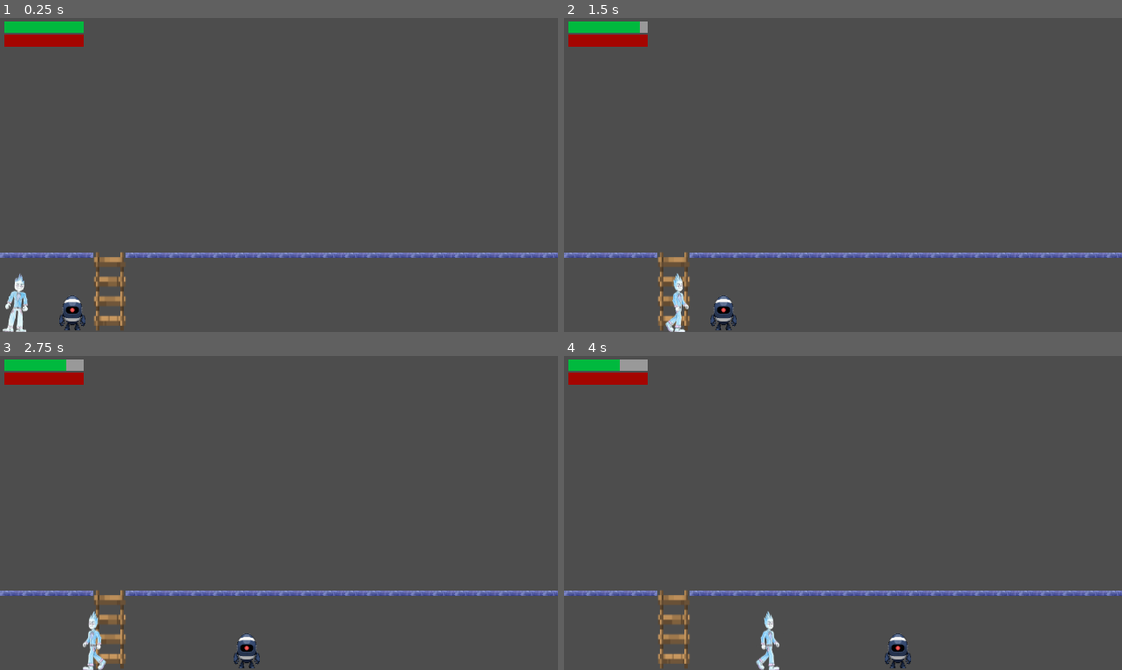
Above: before the commit, frames 1-4 (two rows, left to right).
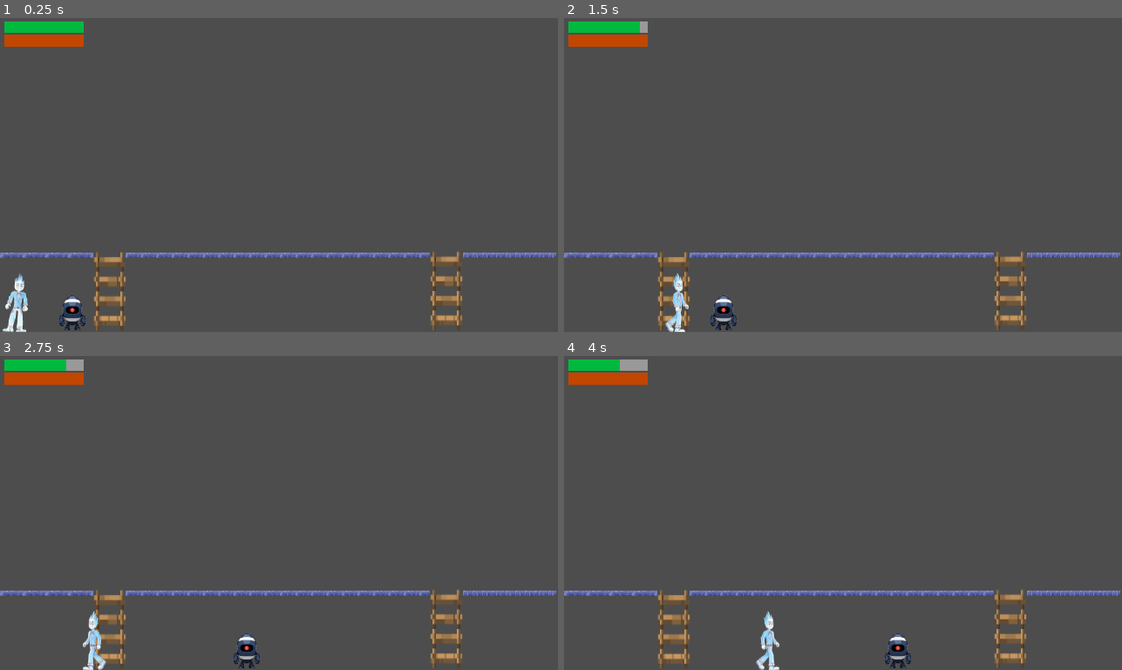
Above: after the commit, the same moments.

Repository: luisignaciog/Burger-KillerFrost-Time
Game: Godot game, scene res://scenes/Main.tscn
Two runs of this game, one before a commit and one after it. Both use one fixed random seed, a clock stepped at 60 frames per second and the inputs below.
Inputs:
- Up to frame 1 (0.25 s): no input
- Up to frame 2 (1.5 s): hold Right (ui_right) from 0.53 s (still down); tap Up (ui_up) at 0.77 s
- Up to frame 3 (2.75 s): tap Up (ui_up) at 1.52 s; release Right (ui_right) at 2.03 s; hold Left (ui_left) from 2.03 s (still down)
- Up to frame 4 (4 s): release Left (ui_left) at 2.78 s; hold Right (ui_right) from 2.78 s (still down); tap Up (ui_up) at 3.02, 3.77 s

The runs differ from the first frame. In frame 1, 1.7% of the frame differs, in the area x 0-100%, y 5-100%; in frame 2, 1.7%; in frame 3, 1.7%; in frame 4, 1.7%.

Commit message:
agregar escalera

Diff:
--- a/scenes/Main.tscn
+++ b/scenes/Main.tscn
@@ -52,7 +52,10 @@
 size = Vector2(107, 6)
 
 [sub_resource type="RectangleShape2D" id="RectangleShape2D_jlsqs"]
-size = Vector2(496, 6)
+size = Vector2(349, 6)
+
+[sub_resource type="RectangleShape2D" id="RectangleShape2D_bjd11"]
+size = Vector2(107, 6)
 
 [sub_resource type="StyleBoxFlat" id="StyleBoxFlat_q8u5g"]
 
@@ -60,7 +63,7 @@
 bg_color = Color(0, 0.72403765, 0.24357882, 1)
 
 [sub_resource type="StyleBoxFlat" id="StyleBoxFlat_wp0k4"]
-bg_color = Color(0.6424326, 0.018838039, 9.62615e-08, 1)
+bg_color = Color(0.7606018, 0.27332917, 0, 1)
 
 [sub_resource type="RectangleShape2D" id="RectangleShape2D_lhr70"]
 size = Vector2(2, 358)
@@ -97,14 +100,14 @@
 position = Vector2(320, 359)
 shape = SubResource("RectangleShape2D_rvslj")
 
-[node name="Ladder" type="Area2D" parent="." unique_id=941326638 groups=["ladder"]]
+[node name="Ladder_1_1" type="Area2D" parent="." unique_id=941326638 groups=["ladder"]]
 position = Vector2(126, 280)
 
-[node name="CollisionShape2D" type="CollisionShape2D" parent="Ladder" unique_id=1041904442]
+[node name="CollisionShape2D" type="CollisionShape2D" parent="Ladder_1_1" unique_id=1041904442]
 position = Vector2(-0.5, 33.5)
 shape = SubResource("RectangleShape2D_vcsgt")
 
-[node name="Sprite2D" type="Sprite2D" parent="Ladder" unique_id=693802758]
+[node name="Sprite2D" type="Sprite2D" parent="Ladder_1_1" unique_id=693802758]
 position = Vector2(-7.1525574e-07, 33.5)
 scale = Vector2(0.79999995, 1.01)
 texture = ExtResource("6_c01mt")
@@ -120,16 +123,39 @@
 scale = Vector2(1.0388349, 1)
 texture = ExtResource("7_jlsqs")
 
-[node name="Floor2_right" type="StaticBody2D" parent="." unique_id=702053443]
+[node name="Floor2_middle" type="StaticBody2D" parent="." unique_id=702053443]
 
-[node name="CollisionShape2D" type="CollisionShape2D" parent="Floor2_right" unique_id=251723093]
-position = Vector2(392, 272)
+[node name="CollisionShape2D" type="CollisionShape2D" parent="Floor2_middle" unique_id=251723093]
+position = Vector2(318.5, 272)
 shape = SubResource("RectangleShape2D_jlsqs")
 
-[node name="Sprite2D" type="Sprite2D" parent="Floor2_right" unique_id=1931601860]
-position = Vector2(392, 272)
-scale = Vector2(1.0081301, 1)
+[node name="Sprite2D" type="Sprite2D" parent="Floor2_middle" unique_id=1931601860]
+position = Vector2(318.5, 272)
+scale = Vector2(0.70934963, 1)
 texture = ExtResource("8_q8u5g")
+
+[node name="Floor2_right" type="StaticBody2D" parent="." unique_id=688694674]
+
+[node name="CollisionShape2D" type="CollisionShape2D" parent="Floor2_right" unique_id=1748590051]
+position = Vector2(584.5, 272)
+shape = SubResource("RectangleShape2D_bjd11")
+
+[node name="Sprite2D" type="Sprite2D" parent="Floor2_right" unique_id=869677690]
+position = Vector2(584.5625, 272)
+scale = Vector2(0.21773382, 1)
+texture = ExtResource("8_q8u5g")
+
+[node name="Ladder_1_2" type="Area2D" parent="." unique_id=1043570992 groups=["ladder"]]
+position = Vector2(126, 280)
+
+[node name="CollisionShape2D" type="CollisionShape2D" parent="Ladder_1_2" unique_id=750597272]
+position = Vector2(386, 33)
+shape = SubResource("RectangleShape2D_vcsgt")
+
+[node name="Sprite2D" type="Sprite2D" parent="Ladder_1_2" unique_id=1776061535]
+position = Vector2(386, 33)
+scale = Vector2(0.79999995, 1.01)
+texture = ExtResource("6_c01mt")
 
 [node name="HUD" type="CanvasLayer" parent="." unique_id=1061132034]
 script = ExtResource("9_q8u5g")
